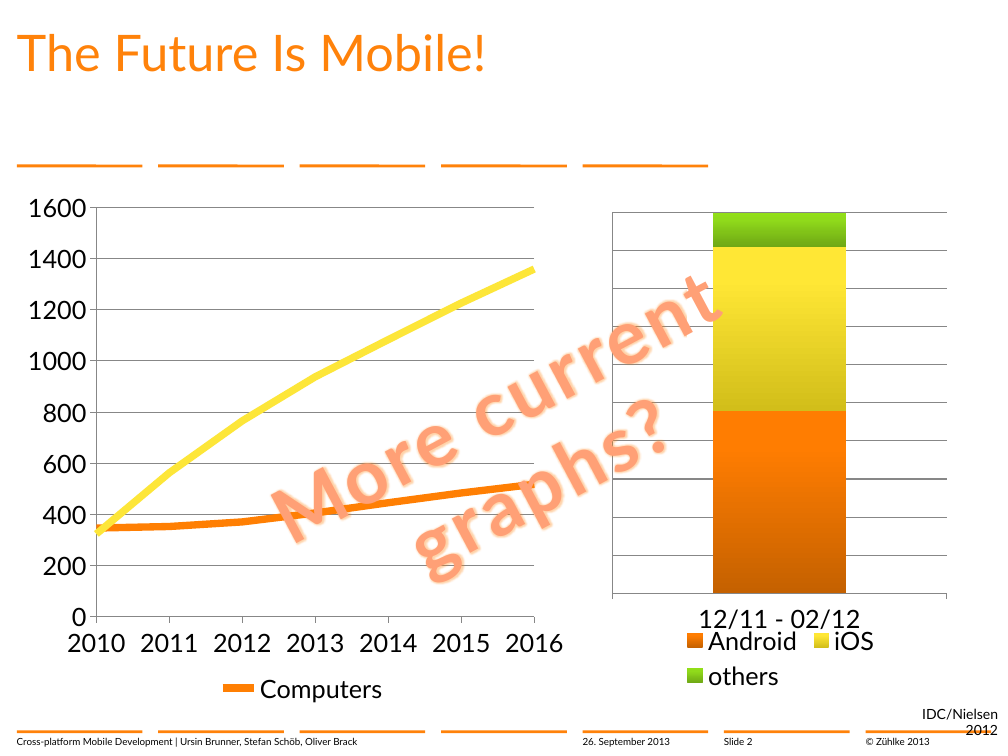
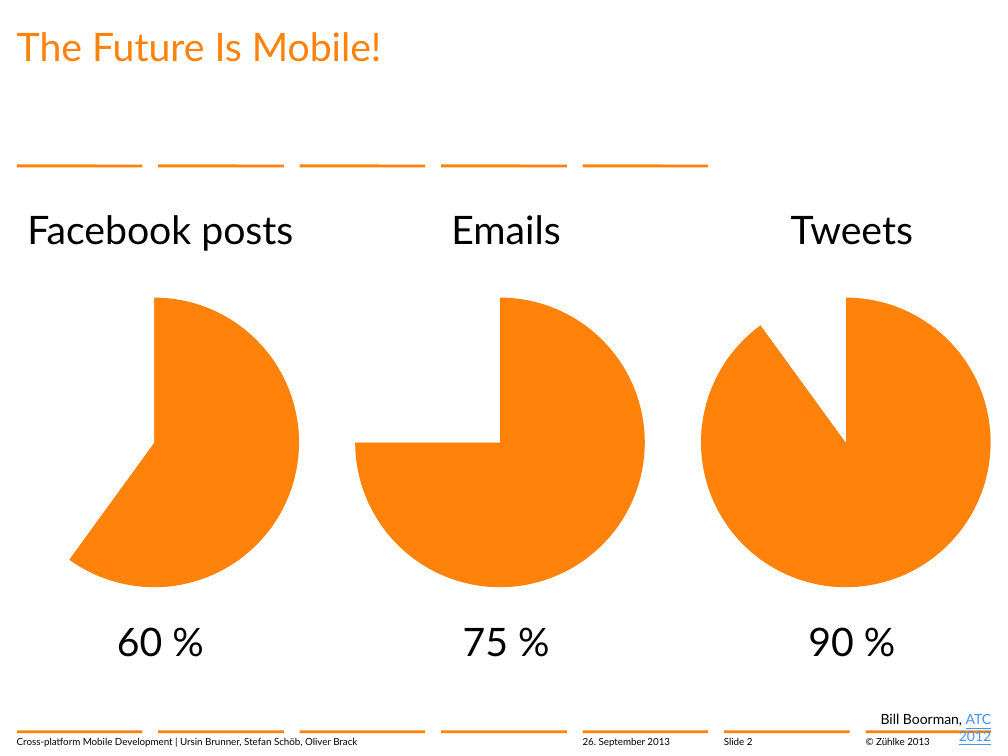
Before and after one commit to brunnurs/zxm, a slide deck: slide 2 of docs/13-09-26 Cross-platform mobile development with C#.pptx. Drawn at 1008x756 pixels with LibreOffice and Linux fonts; fonts in the diff are those of the drawing; background and template pictures are left out. Boxes give left, top, right and bottom in pixels: in the first picture for what was removed or moved away, otherwise in the second. Text is boxed around its words. In the diff, an @@ line names an element or a change of style, - is before the commit and + after.

Commit message:
Slides updated

```diff
--- a/docs/13-09-26 Cross-platform mobile development with C#.pptx
+++ b/docs/13-09-26 Cross-platform mobile development with C#.pptx
@@ title "The Future Is Mobile!" at [17,32,382,62]: size 36 to 28 pt @@
@@ text removed at [127,174,866,633] @@
-More current graphs?
@@ line chart removed at [17,181,575,716] @@
-categories: 2010, 2011, 2012, 2013, 2014, 2015, 2016
-Computers: 350, 350, 370, 410, 450, 480, 520
-Mobile devices: 320, 560, 770, 940, 1080, 1230, 1360
@@ column stacked 100% chart removed at [599,198,964,697] @@
-categories: 12/11 - 02/12
-Android: 48
-iOS: 43
-others: 9
@@ text added at [27,215,293,251], 28 pt, text #000000 @@
+Facebook posts
@@ text added at [451,215,560,245], 28 pt, text #000000 @@
+Emails
@@ text added at [791,216,913,245], 28 pt, text #000000 @@
+Tweets
@@ pie chart added at [0,283,332,601] @@
+categories: 1, 2
+Series 1: 60, 40
@@ pie chart added at [324,283,677,601] @@
+categories: 1, 2
+Series 1: 75, 25
@@ pie chart added at [669,283,1008,601] @@
+categories: 1, 2
+Series 1: 90, 10
@@ text added at [117,627,162,657], 28 pt, text #000000 @@
+60 %
@@ text added at [463,628,508,657], 28 pt, text #000000 @@
+75 %
@@ text added at [808,627,853,657], 28 pt, text #000000 @@
+90 %
@@ text at [881,713,992,741]: text changed @@
-IDC/Nielsen 2012
+Bill Boorman, ATC 2012
```
Also in this commit, not shown: 1 other slide changed.
